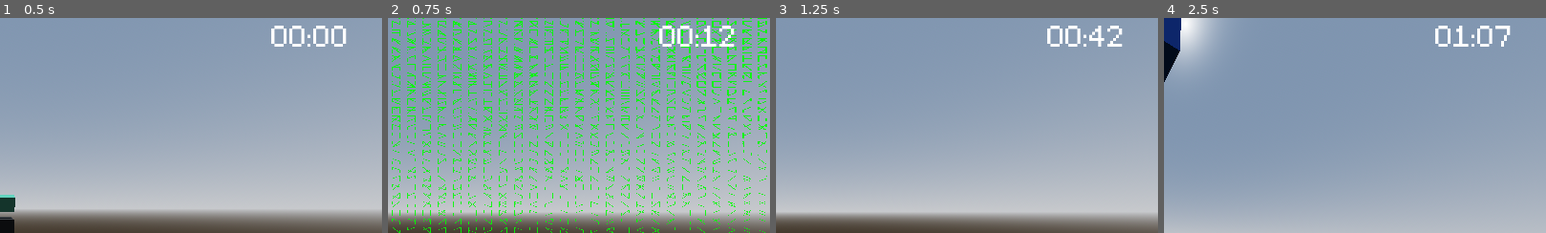
Above: before the commit, frames 1-4 (left to right).
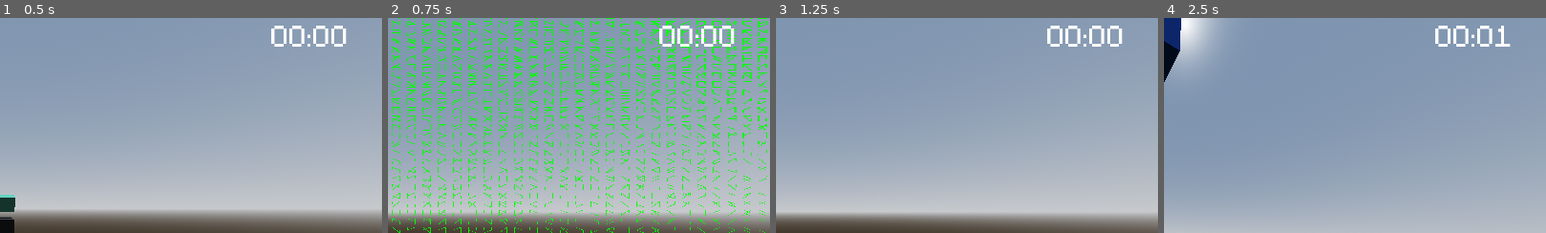
Above: after the commit, the same moments.

Repository: VanixWasTaken/Netrunner
Game: Godot game, scene res://Scenes and Scripts/Blockout_level.tscn
The game is run twice, just before and just after one commit, with the same random seed, the same clock (stepped at 60 frames per second) and the same inputs. This scene is started directly instead of the project's main scene.
Inputs (mouse positions are % of the whole screen's width and height, from its top left):
- Up to frame 1 (0.5 s): no input
- Up to frame 2 (0.75 s): move the mouse to (55, 50) at 0.52 s; press the mouse at (55, 50) at 0.53 s; hold W (forward) from 0.53 s (still down)
- Up to frame 3 (1.25 s): keep holding W (forward); tap Space (jump) at 0.77 s
- Up to frame 4 (2.5 s): keep holding W (forward); move the mouse to (45, 50) at 1.27 s; release the mouse at (45, 50) at 1.28 s; right-click (45, 50) at 1.35 s; tap Space (jump) at 1.52 s; move the mouse to (52, 48) at 2.02 s; hold Shift (slide) from 2.03 s (still down)
The pictures show only the part of the screen within x 50-100%, y 6-56%; the shares and areas given below are measured in that part.

Frame 1 is identical in both runs. In frame 2, 0.4% of the frame differs, in the area x 82-91%, y 3-14%; in frame 3, 0.4%; in frame 4, 0.5%, in the area x 75-91%, y 3-14%.

Commit message:
jetzt timer fix?

Diff:
--- a/Scenes and Scripts/blockout_level.gd
+++ b/Scenes and Scripts/blockout_level.gd
@@ -57,7 +57,7 @@
 
 
 func convert_time(delta):
-	var m = int(total_time_in_sec / 60)
-	var s = total_time_in_sec - m * 60
+	var m = int(total_time_in_sec / 60) * delta
+	var s = (total_time_in_sec - m * 60) * delta
 	$Counter/Label.text = '%02d:%02d' % [m, s]
 	Global.time = total_time_in_sec * delta
Not shown: 1 places in Scenes and Scripts/Blockout_level.tscn that only renumber resources
